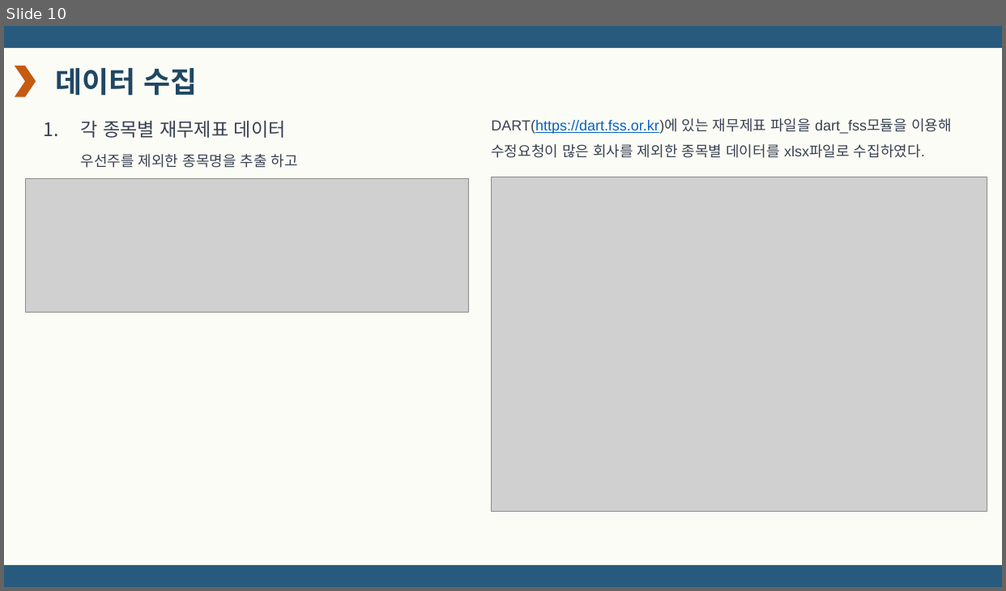
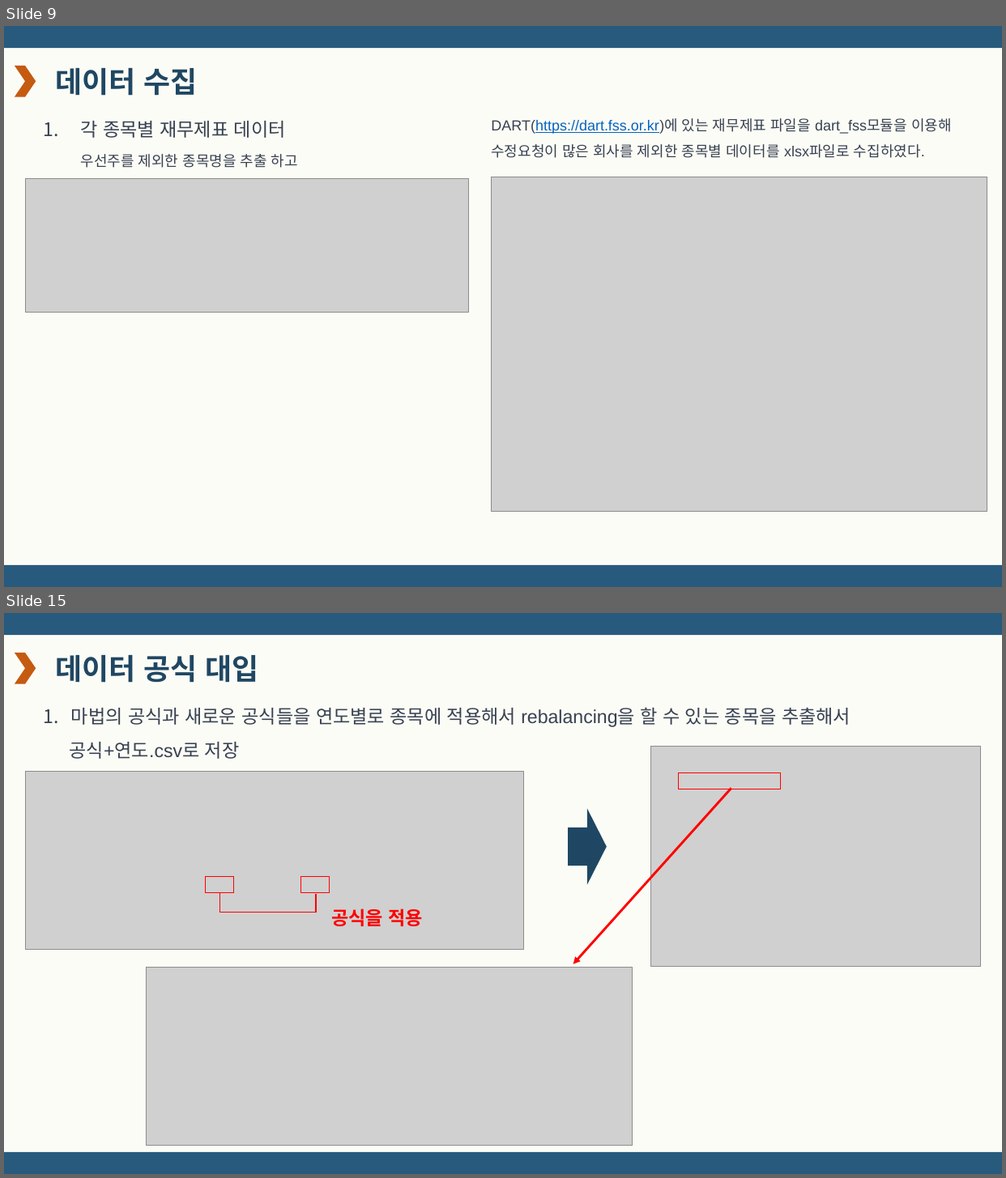
Before and after one commit to doyeon0139/Study, a slide deck: A_project/A조 마법의 공식 뾰로롱.pptx. Shown one above the other, each under a label of ours: slide 10 before the commit, slides 9 and 15 after it; the slides between them are not shown. The pictures are 1006x591 and 1006x1178 pixels, drawn with LibreOffice and Linux fonts; fonts in the diff are those of the drawing; grey boxes stand for pictures. Boxes give left, top, right and bottom in pixels: in the first picture for what was removed or moved away, otherwise in the second. Text is boxed around its words. In the diff, an @@ line names an element or a change of style, - is before the commit and + after.

```diff
--- a/A_project/A조 마법의 공식 뾰로롱.pptx
+++ b/A_project/A조 마법의 공식 뾰로롱.pptx
@@ slide 15 added at bbox=[4, 613, 1002, 1174], background #FCFCF6 @@
@@ rectangle added at bbox=[4, 613, 1002, 635], fill #275A7D @@
@@ chevron added at bbox=[15, 653, 36, 684], fill #C55A11 @@
@@ text added at bbox=[55, 655, 259, 683], 28 pt, text #1F4763, bold @@
+데이터 공식 대입
@@ text added at bbox=[70, 707, 850, 759], 18 pt, text #374151 @@
+1. 마법의 공식과 새로운 공식들을 연도별로 종목에 적용해서 rebalancing을 할 수 있는 종목을 추출해서
+공식+연도.csv로 저장
@@ picture added at bbox=[651, 747, 981, 966] @@
@@ picture added at bbox=[25, 772, 523, 949] @@
@@ rectangle added at bbox=[679, 773, 780, 789], outline #FF0000 1 pt @@
@@ arrow added from (731, 788) to (573, 964), #FF0000 2.25 pt @@
@@ right arrow added at bbox=[568, 808, 607, 884], fill #1F4763 @@
@@ rectangle added at bbox=[206, 876, 234, 893], outline #FF0000 1 pt @@
@@ rectangle added at bbox=[301, 876, 330, 893], outline #FF0000 1 pt @@
@@ elbow line added from (219, 893) to (316, 894), #FF0000 1 pt @@
@@ text added at bbox=[331, 909, 424, 926], 18 pt, text #FF0000, bold @@
+공식을 적용
@@ picture added at bbox=[146, 967, 632, 1146] @@
@@ rectangle added at bbox=[4, 1152, 1002, 1174], fill #275A7D @@
@@ what was slide 10 is now slide 9 @@
```
Also in this commit, not shown: 7 slides changed, 16 other slides added, 3 slides removed, 6 other files.
